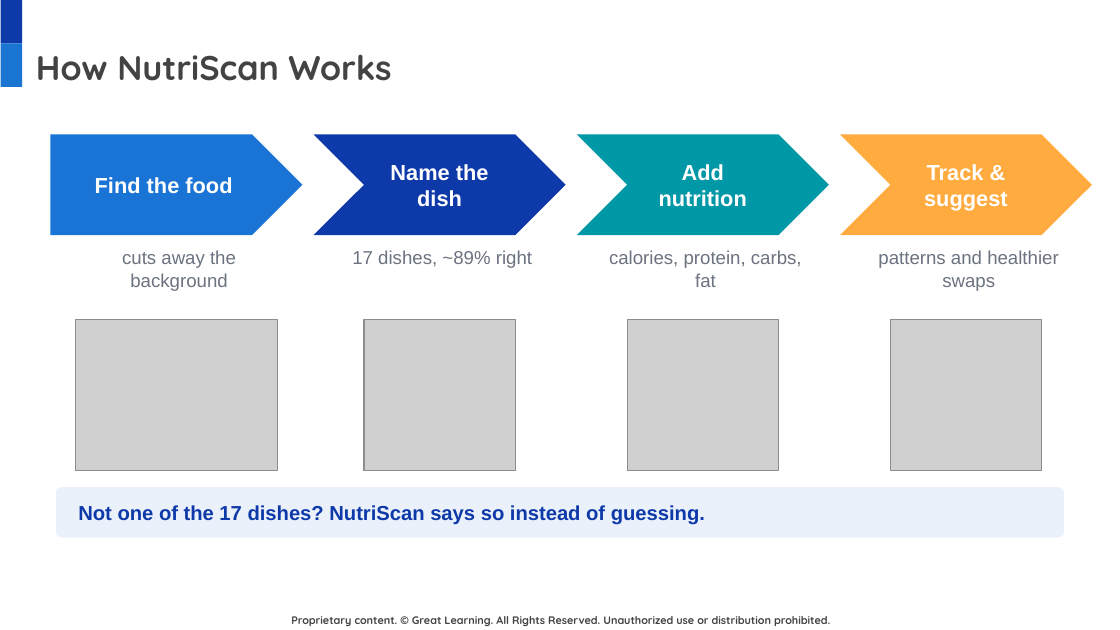
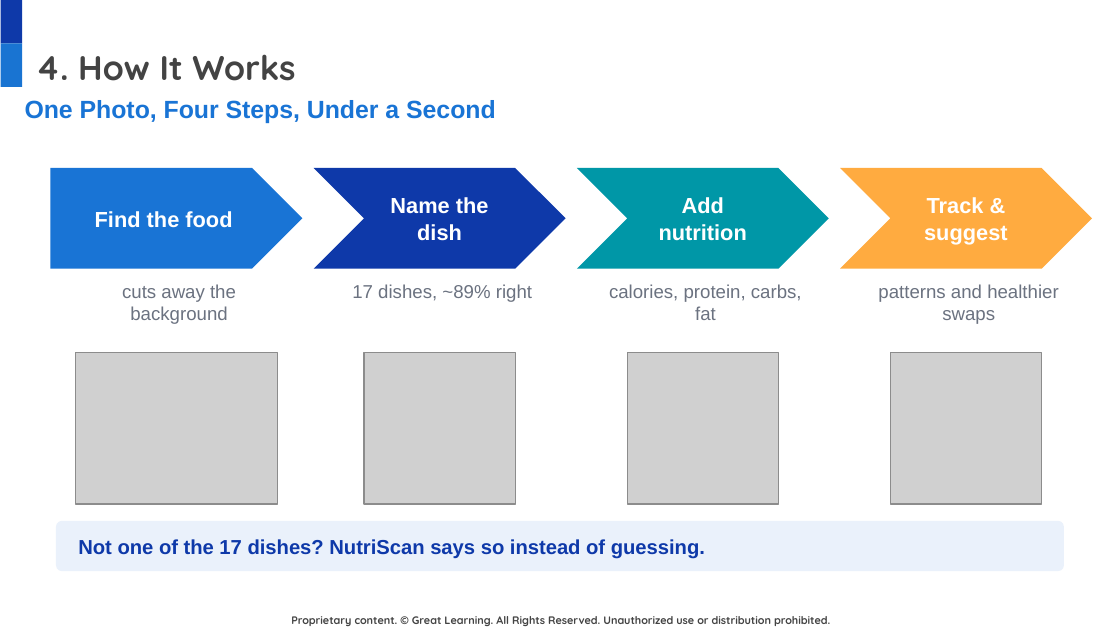
Before and after one commit to DatariusAI/nutriscan-food-detection, a slide deck: slide 6 of docs/NutriScan_Final_Presentation.pptx. Drawn at 1120x630 pixels with LibreOffice and Linux fonts; fonts in the diff are those of the drawing; grey boxes stand for pictures; background and template pictures are left out. Boxes give left, top, right and bottom in pixels: in the first picture for what was removed or moved away, otherwise in the second. Text is boxed around its words. In the diff, an @@ line names an element or a change of style, - is before the commit and + after.

```diff
--- a/docs/NutriScan_Final_Presentation.pptx
+++ b/docs/NutriScan_Final_Presentation.pptx
@@ title at [36,54,295,81]: text changed @@
-How NutriScan Works
+4. How It Works
@@ text added at [25,100,496,123], 16 pt, text #1974D5, bold @@
+One Photo, Four Steps, Under a Second
@@ 5 texts, 4 pictures, 3 chevrons, 1 pentagon arrow, 1 rounded rectangle: place and size @@
-5 texts, 4 pictures, 3 chevrons, 1 pentagon arrow, 1 rounded rectangle at [50,134,1092,538]
+5 texts, 4 pictures, 3 chevrons, 1 pentagon arrow, 1 rounded rectangle at [50,168,1092,571]
```
Also in this commit, not shown: 11 other slides changed.
